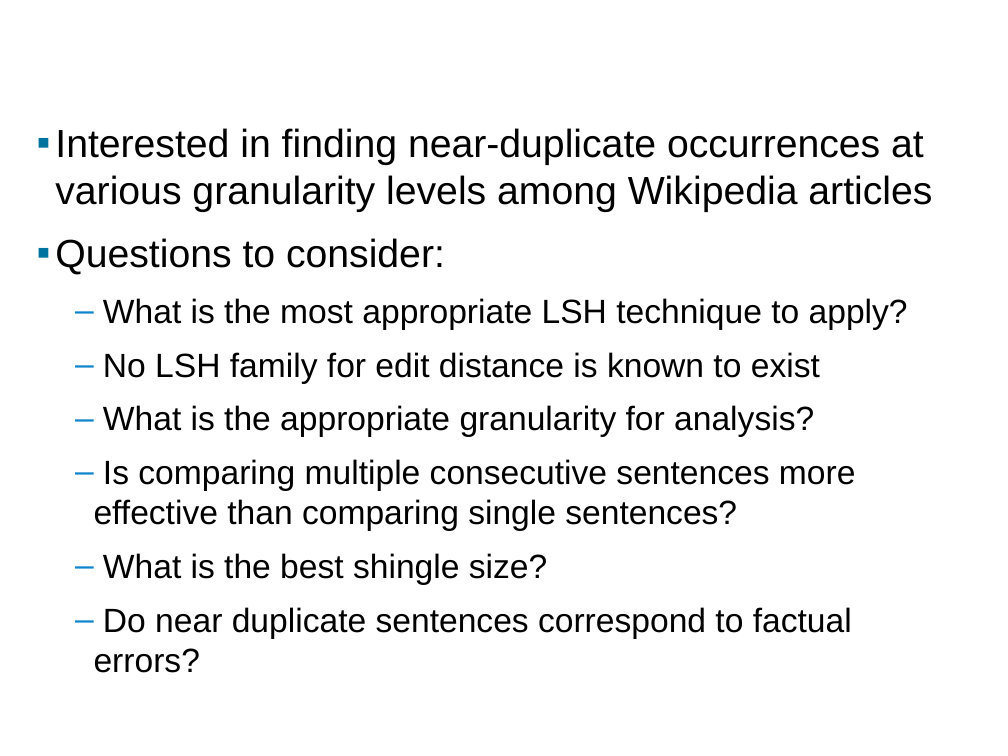
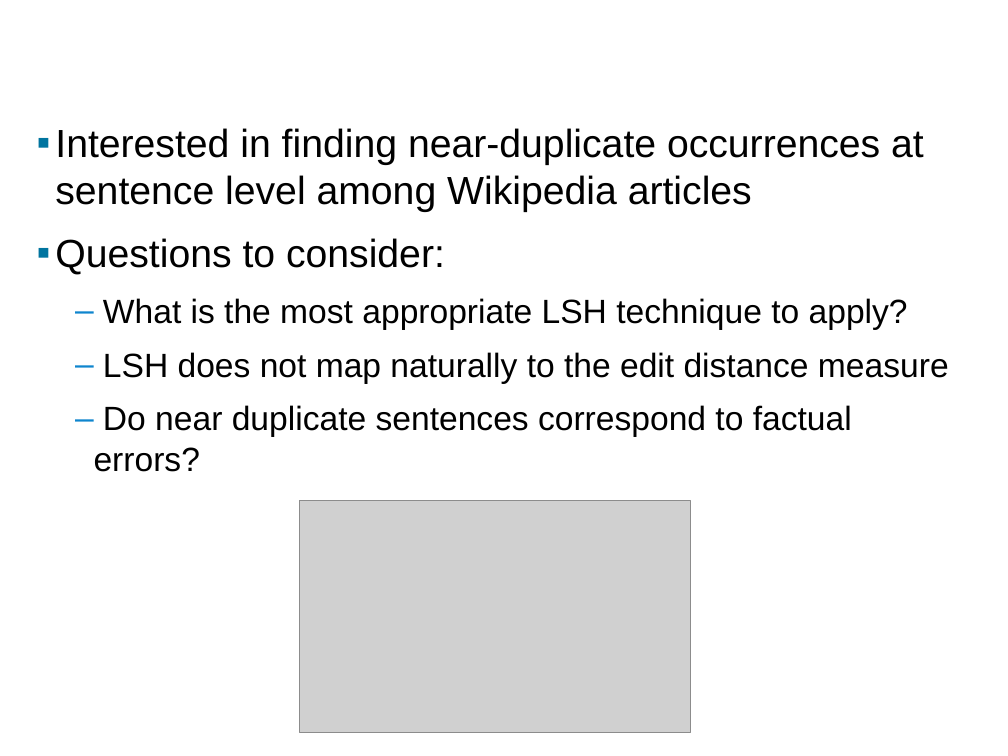
Before and after one commit to seweissman/wikiduper, a slide deck: slide 4 of presentation/NearDupDetectionWikipedia.pptx. Drawn at 1008x756 pixels with LibreOffice and Linux fonts; fonts in the diff are those of the drawing; grey boxes stand for pictures; background and template pictures are left out. Boxes give left, top, right and bottom in pixels: in the first picture for what was removed or moved away, otherwise in the second. Text is boxed around its words. In the diff, an @@ line names an element or a change of style, - is before the commit and + after.

```diff
--- a/presentation/NearDupDetectionWikipedia.pptx
+++ b/presentation/NearDupDetectionWikipedia.pptx
@@ text at <box>55,128,924,212</box>: text changed @@
-▪ Interested in finding near-duplicate occurrences at various granularity levels among Wikipedia articles
+▪ Interested in finding near-duplicate occurrences at sentence level among Wikipedia articles
@@ text at <box>103,352,949,384</box>: text changed @@
-  – No LSH family for edit distance is known to exist
-  – What is the appropriate granularity for analysis?
-  – Is comparing multiple consecutive sentences more effective than comparing single sentences?
-  – What is the best shingle size?
+  – LSH does not map naturally to the edit distance measure
@@ picture added at <box>299,501,690,733</box> @@
```
Also in this commit, not shown: 7 other slides changed, 2 slides added, 3 slides removed.
